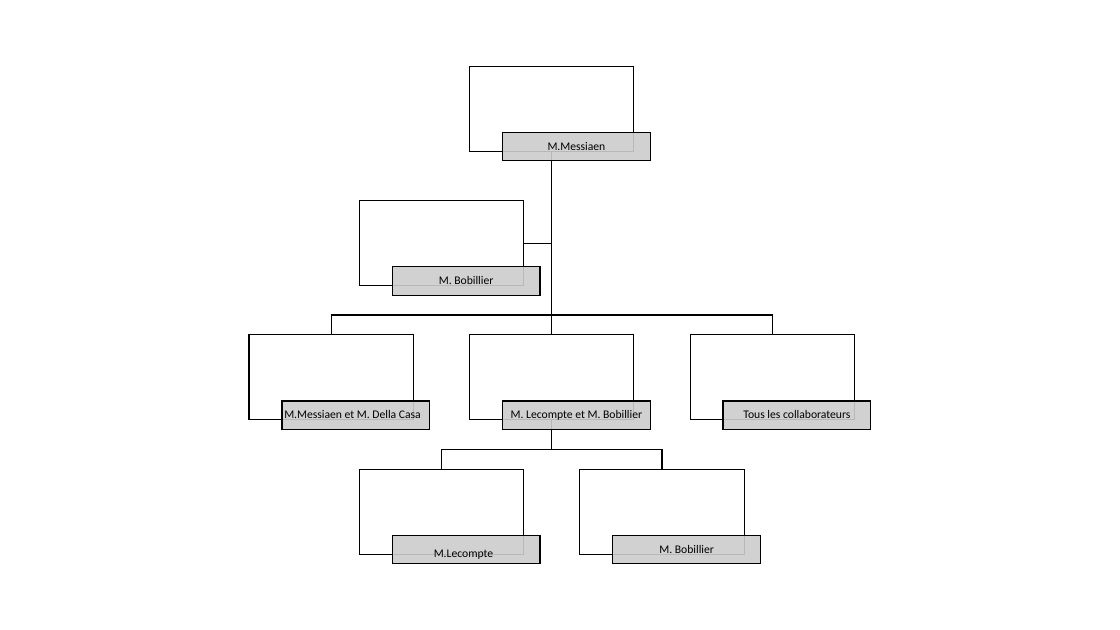
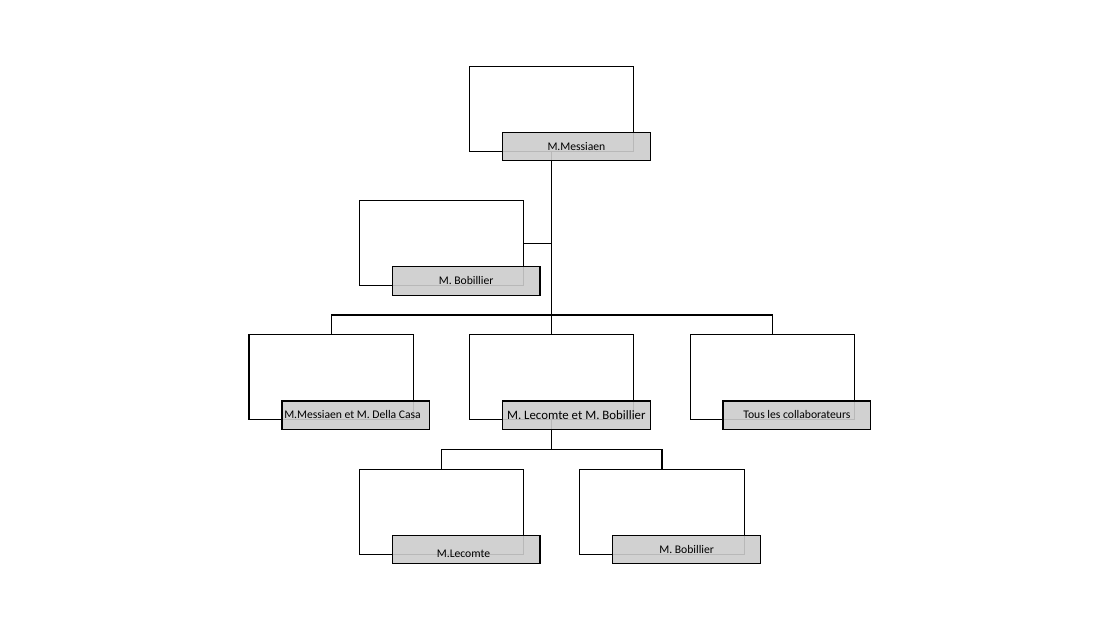
Before and after one commit to Pepiito/ProjetDev, a slide deck: slide 2 of docs/Organisation_Projet.pptx. Drawn at 1120x630 pixels with LibreOffice and Linux fonts; fonts in the diff are those of the drawing. Boxes give left, top, right and bottom in pixels: in the first picture for what was removed or moved away, otherwise in the second. Text is boxed around its words. In the diff, an @@ line names an element or a change of style, - is before the commit and + after.

```diff
--- a/docs/Organisation_Projet.pptx
+++ b/docs/Organisation_Projet.pptx
@@ text at <box>507,410,645,419</box>: text changed; size 10 to 11 pt @@
-M. Lecompte et M. Bobillier
+M. Lecomte et M. Bobillier
@@ text at <box>437,549,490,557</box>: text changed @@
-M.Lecompte
+M.Lecomte
```
Also in this commit, not shown: 13 other files.
